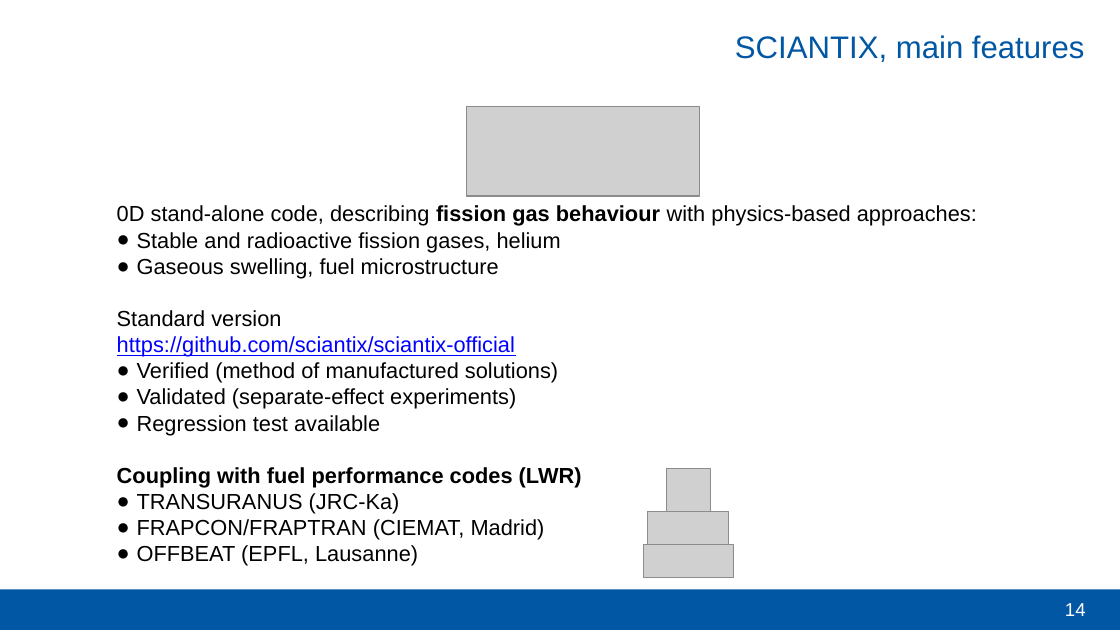
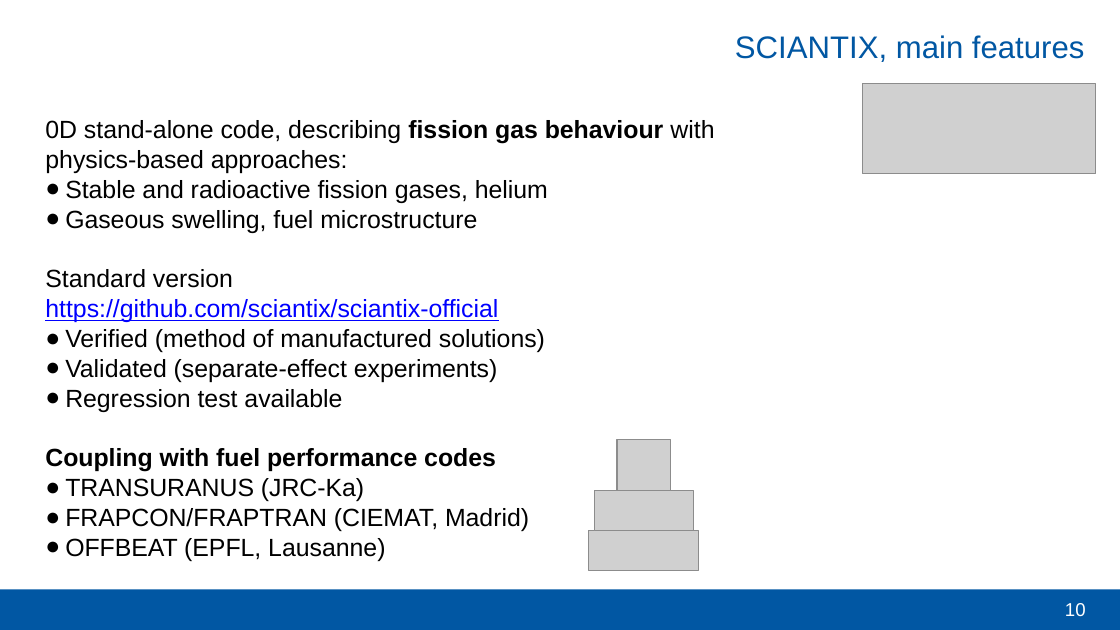
Before and after one commit to sciantix/sciantix-official, a slide deck: slide 10 of slide/MOOC/MOOC SCIANTIX - OperaHPC - V0.pptx (slide 14 before the commit). Drawn at 1120x630 pixels with LibreOffice and Linux fonts; fonts in the diff are those of the drawing; grey boxes stand for pictures; background and template pictures are left out. Boxes give left, top, right and bottom in pixels: in the first picture for what was removed or moved away, otherwise in the second. Text is boxed around its words. In the diff, an @@ line names an element or a change of style, - is before the commit and + after.

```diff
--- a/slide/MOOC/MOOC SCIANTIX - OperaHPC - V0.pptx
+++ b/slide/MOOC/MOOC SCIANTIX - OperaHPC - V0.pptx
@@ picture moved from (x1=466, y1=106, x2=700, y2=196) to (x1=862, y1=84, x2=1096, y2=174) @@
@@ text "0D stand-alone code, describing fission ..." moved from (x1=117, y1=205, x2=977, y2=566) to (x1=45, y1=120, x2=714, y2=561) @@
@@ text at (x1=45, y1=120, x2=714, y2=561): size 14 to 16 pt @@
@@ text at (x1=45, y1=448, x2=496, y2=472): text changed; size 14 to 16 pt @@
-Coupling with fuel performance codes (LWR)
+Coupling with fuel performance codes
@@ picture resized from (x1=666, y1=468, x2=710, y2=511) to (x1=617, y1=440, x2=671, y2=492) @@
@@ picture resized from (x1=647, y1=511, x2=728, y2=544) to (x1=595, y1=491, x2=693, y2=531) @@
@@ picture resized from (x1=643, y1=544, x2=734, y2=577) to (x1=589, y1=531, x2=699, y2=570) @@
@@ page number at (x1=1065, y1=603, x2=1086, y2=616): text changed @@
-14
+10
```
Also in this commit, not shown: 7 other slides changed, 1 slide added, 8 slides removed.
